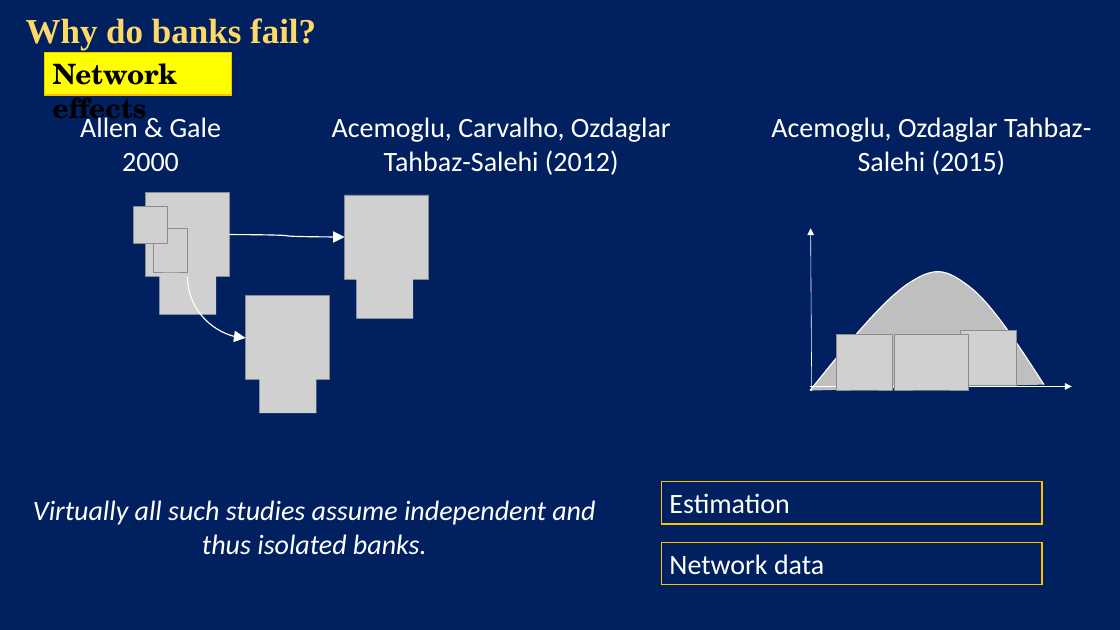
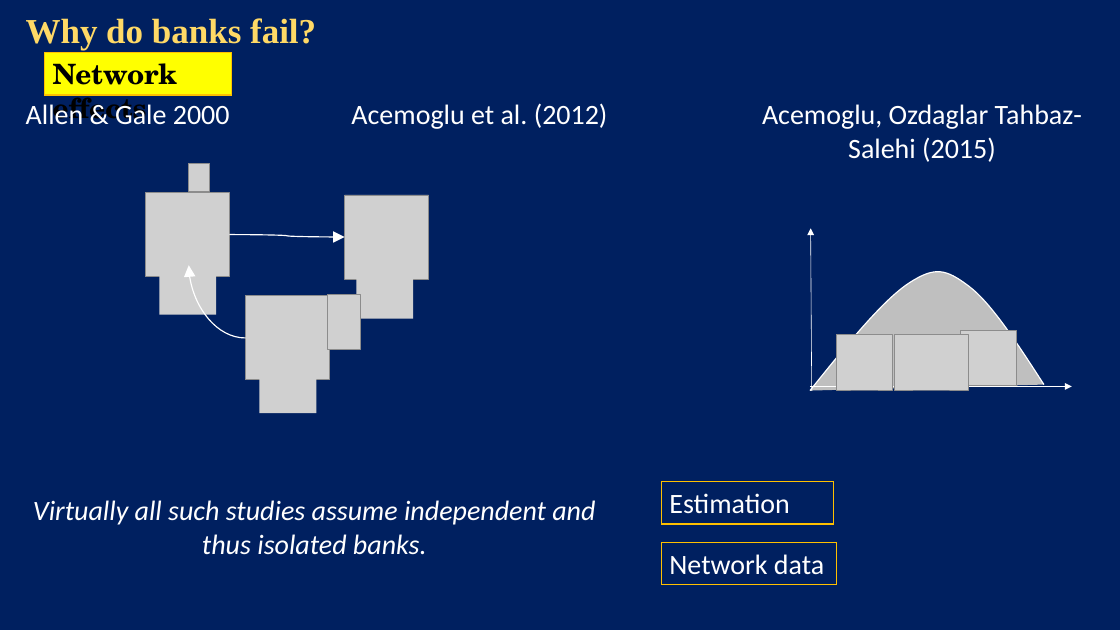
Before and after one commit to ecarlevaro/bankFailure, a slide deck: slide 4 of presentations/PhD Conference 34/UQ phd conference BAFA presentation .pptx. Drawn at 1120x630 pixels with LibreOffice and Linux fonts; fonts in the diff are those of the drawing; grey boxes stand for pictures. Boxes give left, top, right and bottom in pixels: in the first picture for what was removed or moved away, otherwise in the second. Text is boxed around its words. In the diff, an @@ line names an element or a change of style, - is before the commit and + after.

```diff
--- a/presentations/PhD Conference 34/UQ phd conference BAFA presentation .pptx
+++ b/presentations/PhD Conference 34/UQ phd conference BAFA presentation .pptx
@@ text "Allen & Gale 2000" rewrapped from [80,114,221,172] to [26,101,230,125] @@
@@ text at [351,103,608,129]: text changed @@
-Acemoglu, Carvalho, Ozdaglar Tahbaz-Salehi (2012)
+Acemoglu et al. (2012)
@@ text "Acemoglu, Ozdaglar Tahbaz-Salehi (2015)": place and size @@
-text "Acemoglu, Ozdaglar Tahbaz-Salehi (2015)" at [771,117,1091,175]
+text "Acemoglu, Ozdaglar Tahbaz-Salehi (2015)" at [762,104,1082,162]
@@ picture added at [189,164,210,192] @@
@@ picture removed at [134,206,168,243] @@
@@ picture removed at [154,229,188,271] @@
@@ curved arrow moved from (187, 276) - (245, 338) to (245, 338) - (189, 266) @@
@@ picture added at [328,294,360,350] @@
@@ rectangle "Estimation": place and size @@
-rectangle "Estimation" at [661,481,1042,523]
+rectangle "Estimation" at [661,481,833,523]
@@ rectangle "Network data": place and size @@
-rectangle "Network data" at [661,543,1042,585]
+rectangle "Network data" at [661,543,837,585]
```
Also in this commit, not shown: 10 other slides changed, 4 slides added, 6 slides removed, 10 other files.
